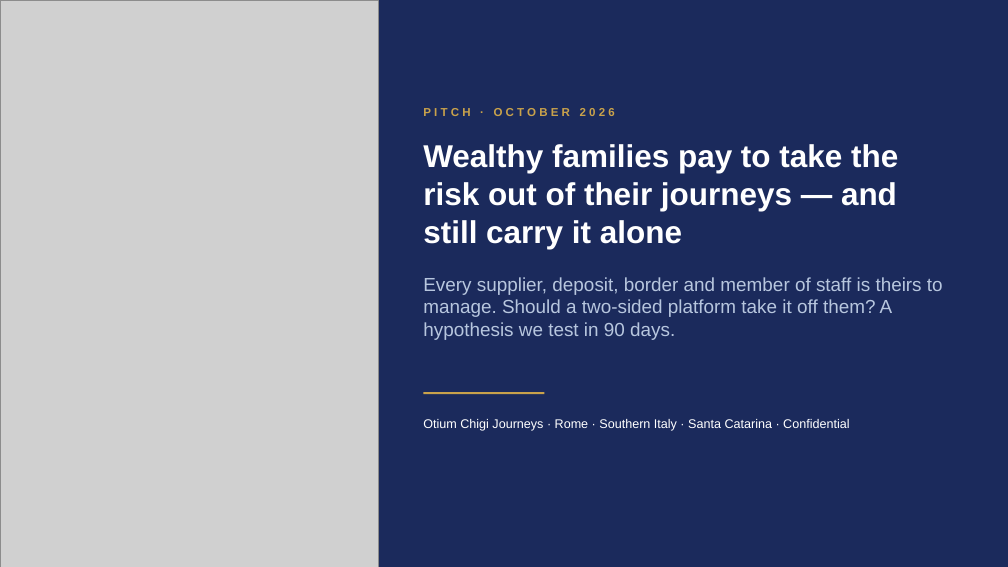
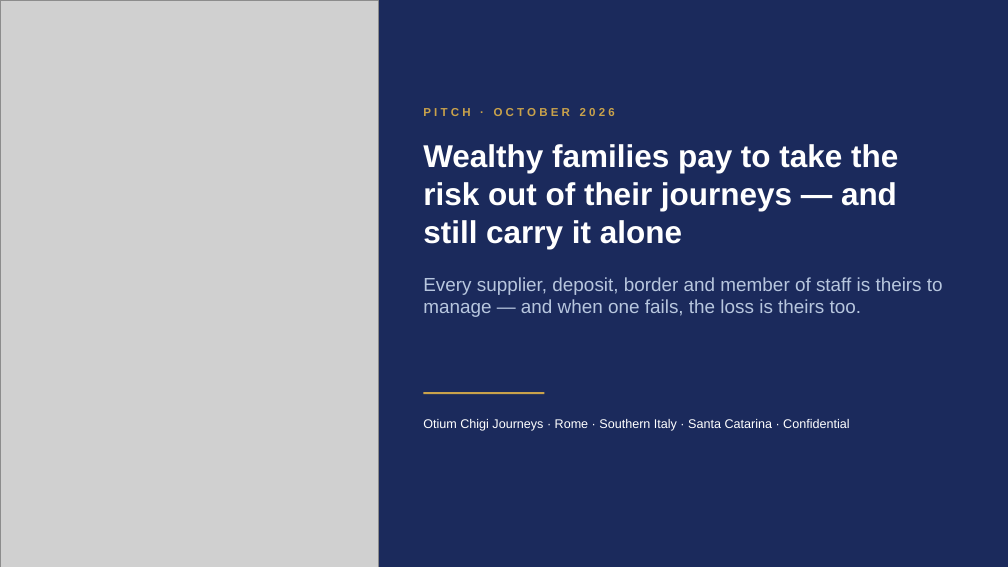
Before and after one commit to algarcalebe-web/legendary-bassoon, a slide deck: slide 1 of deck/Otium_Chigi_Journeys_Pitch_Deck.pptx. Drawn at 1008x567 pixels with LibreOffice and Linux fonts; fonts in the diff are those of the drawing; grey boxes stand for pictures. Boxes give left, top, right and bottom in pixels: in the first picture for what was removed or moved away, otherwise in the second. Text is boxed around its words. In the diff, an @@ line names an element or a change of style, - is before the commit and + after.

```diff
--- a/deck/Otium_Chigi_Journeys_Pitch_Deck.pptx
+++ b/deck/Otium_Chigi_Journeys_Pitch_Deck.pptx
@@ text at [423,277,943,317]: text changed @@
-Every supplier, deposit, border and member of staff is theirs to manage. Should a two-sided platform take it off them? A hypothesis we test in 90 days.
+Every supplier, deposit, border and member of staff is theirs to manage — and when one fails, the loss is theirs too.
```
Also in this commit, not shown: 5 slides added, 3 other files.
